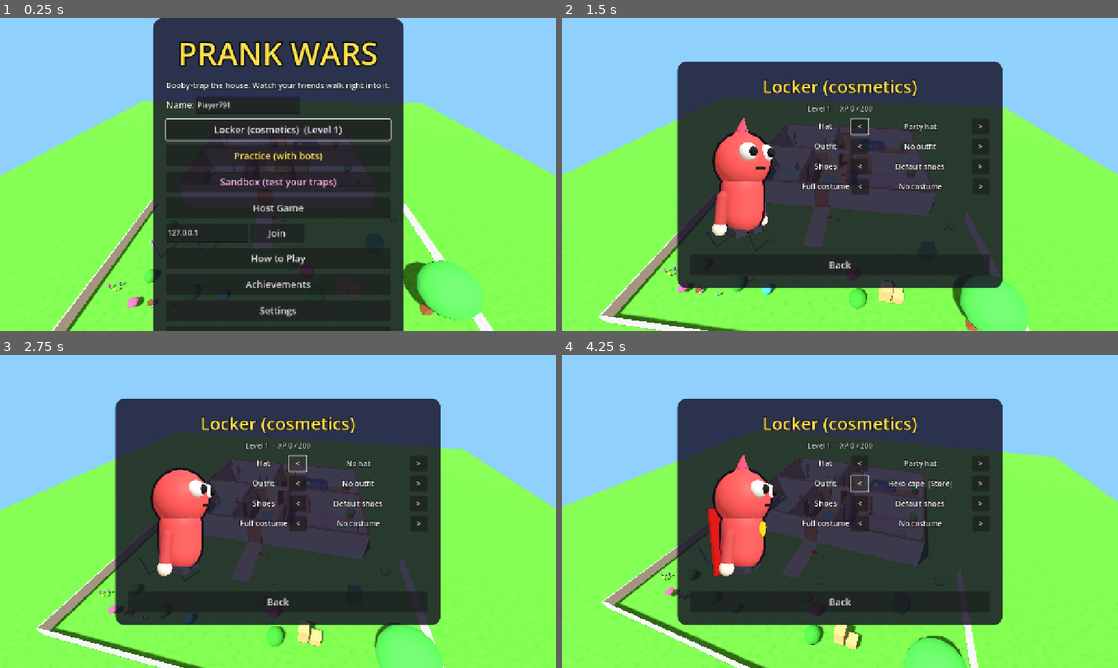
Above: before the commit, frames 1-4 (two rows, left to right).
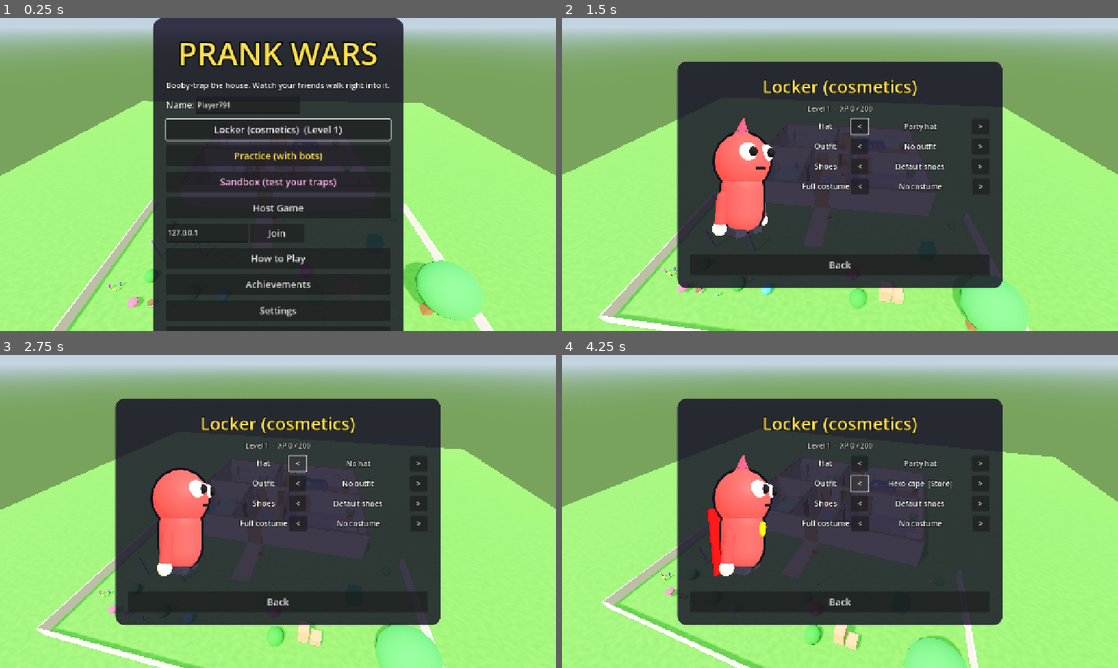
Above: after the commit, the same moments.

Repository: rraeyz/Prank_Wars
Game: Godot game, scene res://scenes/main.tscn
Two runs of this game, one before a commit and one after it. Both use one fixed random seed, a clock stepped at 60 frames per second and the inputs below.
Inputs:
- Up to frame 1 (0.25 s): no input
- Up to frame 2 (1.5 s): click "Join" at 0.5 s; click "Locker (cosmetics) (Level 1)" at 1.25 s
- Up to frame 3 (2.75 s): click "<" at 2 s
- Up to frame 4 (4.25 s): click ">" at 2.75 s; click "<" at 3.5 s

The runs differ from the first frame. In frame 1, 60% of the frame differs, in the area x 0-100%, y 0-100%; in frame 2, 65%; in frame 3, 65%; in frame 4, 65%.

Commit message:
Görüntü: Forward+ (eski kartlarda otomatik OpenGL'e düşer), gökyüzü ışığı, SSAO/SSIL/glow, yumuşak gölge, grafik kalitesi ayarı
Co-Authored-By: Claude Opus 5.5 <noreply@anthropic.com>
Claude-Session: https://claude.ai/code/session_01JFvHhXoGGsaEn8ymwmaVcf

Diff:
--- a/project.godot
+++ b/project.godot
@@ -5,7 +5,7 @@
 
 config/name="Prank Wars"
 run/main_scene="res://scenes/main.tscn"
-config/features=PackedStringArray("4.4", "GL Compatibility")
+config/features=PackedStringArray("4.4", "Forward Plus")
 config/icon="res://icon.svg"
 
 [autoload]
@@ -31,6 +31,9 @@
 
 [rendering]
 
-renderer/rendering_method="gl_compatibility"
+renderer/rendering_method="forward_plus"
 renderer/rendering_method.mobile="gl_compatibility"
 anti_aliasing/quality/msaa_3d=1
+rendering_device/fallback_to_opengl3=true
+lights_and_shadows/directional_shadow/soft_shadow_filter_quality=3
+lights_and_shadows/directional_shadow/size=4096
--- a/scripts/game_config.gd
+++ b/scripts/game_config.gd
@@ -237,7 +237,7 @@
 var settings := {
 	"name": "", "lang": "", "master": 0.8, "music": 0.5, "sfx": 0.9,
 	"fullscreen": false, "last_ip": "127.0.0.1", "keys": {}, "look": {}, "xp": 0,
-	"brightness": 1.0, "contrast": 1.0, "saturation": 1.0, "twitch": "", "twitch_on": false,
+	"brightness": 1.0, "contrast": 1.0, "saturation": 1.0, "quality": 2, "twitch": "", "twitch_on": false,
 	"ach": {}, "counts": {}, "daily": {},
 }
 const REBINDABLE := ["move_up", "move_down", "move_left", "move_right", "jump", "interact", "dive", "action", "prev_item", "next_item", "cam_next", "reveal", "taunt", "ghost", "trigger_all"]
@@ -364,15 +364,60 @@
 
 signal visuals_changed
 const SLIDERS := {"master": [0.0, 1.0], "music": [0.0, 1.0], "sfx": [0.0, 1.0],
-	"brightness": [0.5, 1.5], "contrast": [0.6, 1.4], "saturation": [0.0, 1.6]}
-
-
-## Applies the player's brightness / contrast / saturation (plus our base color grade) to an Environment.
+	"brightness": [0.5, 1.5], "contrast": [0.6, 1.4], "saturation": [0.0, 1.6], "quality": [0.0, 2.0]}
+
+
+## The shared look: sky light, soft AO, gentle glow, AgX tonemap. Effects the renderer can't do are ignored.
+func make_env() -> Environment:
+	var e := Environment.new()
+	var sky := Sky.new()
+	var sm := ProceduralSkyMaterial.new()
+	sm.sky_top_color = Color("5fa8ff")
+	sm.sky_horizon_color = Color("cfe9ff")
+	sm.ground_bottom_color = Color("6d8f5a")
+	sm.ground_horizon_color = Color("cfe9ff")
+	sky.sky_material = sm
+	e.sky = sky
+	e.background_mode = Environment.BG_SKY
+	e.ambient_light_source = Environment.AMBIENT_SOURCE_SKY
+	e.ambient_light_energy = 1.0
+	e.ambient_light_sky_contribution = 0.6
+	e.ambient_light_color = Color("fff3e0")
+	e.reflected_light_source = Environment.REFLECTION_SOURCE_SKY
+	e.tonemap_mode = Environment.TONE_MAPPER_FILMIC
+	e.tonemap_exposure = 1.05
+	e.tonemap_white = 5.0
+	apply_env(e)
+	return e
+
+
+## Shared sun: warm, soft shadows.
+func make_sun() -> DirectionalLight3D:
+	var sun := DirectionalLight3D.new()
+	sun.rotation_degrees = Vector3(-55, -30, 0)
+	sun.light_color = Color("fff1dc")
+	sun.light_energy = 1.25
+	sun.shadow_enabled = true
+	sun.shadow_blur = 1.8
+	sun.shadow_opacity = 0.85
+	sun.directional_shadow_max_distance = 45.0
+	return sun
+
+
+## Applies the player's brightness / contrast / saturation and graphics quality to an Environment.
 func apply_env(e: Environment) -> void:
+	var q := int(settings.get("quality", 2))
+	e.ssao_enabled = q >= 1
+	e.ssao_radius = 1.0
+	e.ssao_intensity = 1.1
+	e.ssil_enabled = q >= 2
+	e.glow_enabled = q >= 1
+	e.glow_intensity = 0.35
+	e.glow_bloom = 0.05
 	e.adjustment_enabled = true
-	e.adjustment_brightness = 0.94 * float(settings["brightness"])
-	e.adjustment_contrast = 1.06 * float(settings["contrast"])
-	e.adjustment_saturation = 1.15 * float(settings["saturation"])
+	e.adjustment_brightness = 1.0 * float(settings["brightness"])
+	e.adjustment_contrast = 1.05 * float(settings["contrast"])
+	e.adjustment_saturation = 1.25 * float(settings["saturation"])
 
 
 func apply_settings() -> void:
--- a/scripts/hud.gd
+++ b/scripts/hud.gd
@@ -247,7 +247,7 @@
 		var sl := HSlider.new()
 		sl.min_value = Config.SLIDERS[k][0]
 		sl.max_value = Config.SLIDERS[k][1]
-		sl.step = 0.05
+		sl.step = 1.0 if k == "quality" else 0.05
 		sl.value = float(Config.settings[k])
 		sl.custom_minimum_size = Vector2(200, 20)
 		sl.value_changed.connect(func(v): Config.settings[k] = v; Config.save_settings())
--- a/scripts/i18n.gd
+++ b/scripts/i18n.gd
@@ -71,6 +71,7 @@
 	"pu_coffee": ["Kahve (10 sn hız)", "Coffee (10 s speed)"],
 	"feed_powerup": ["%s aldı: %s", "%s got: %s"],
 	"feed_shield": ["%s şemsiyeyle korundu!", "%s's umbrella blocked it!"],
+	"quality": ["Grafik kalitesi (0-2)", "Graphics quality (0-2)"],
 	"brightness": ["Parlaklık", "Brightness"], "contrast": ["Kontrast", "Contrast"], "saturation": ["Renk doygunluğu", "Saturation"],
 	"chat_hint": ["Sohbet: yaz ve Enter (F1-F4 hızlı mesaj)", "Chat: type and press Enter (F1-F4 quick messages)"],
 	"q_1": ["HAHAHA!", "HAHAHA!"], "q_2": ["Dikkat, tuzak var!", "Watch out, trap!"], "q_3": ["Buraya gel!", "Come here!"],
--- a/scripts/i18n_extra.gd
+++ b/scripts/i18n_extra.gd
@@ -4,6 +4,7 @@
 const LANGS := ["es", "pt", "de", "fr", "ru"]
 
 const S := {
+	"quality": ["Calidad gráfica (0-2)", "Qualidade gráfica (0-2)", "Grafikqualität (0-2)", "Qualité graphique (0-2)", "Качество графики (0-2)"],
 	"daily": ["Retos de hoy (+150 XP)", "Desafios de hoje (+150 XP)", "Heutige Aufgaben (+150 XP)", "Défis du jour (+150 XP)", "Задания дня (+150 XP)"],
 	"daily_done": ["¡RETO DIARIO COMPLETADO! +%d XP", "DESAFIO DIÁRIO CONCLUÍDO! +%d XP", "TAGESAUFGABE GESCHAFFT! +%d XP", "DÉFI DU JOUR RÉUSSI ! +%d XP", "ЗАДАНИЕ ДНЯ ВЫПОЛНЕНО! +%d XP"],
 	"achievements": ["Logros", "Conquistas", "Erfolge", "Succès", "Достижения"],
--- a/scripts/main.gd
+++ b/scripts/main.gd
@@ -92,19 +92,9 @@
 	var h := House.new()
 	bg.add_child(h)
 	h.build()
-	var sun := DirectionalLight3D.new()
-	sun.rotation_degrees = Vector3(-55, -30, 0)
-	sun.shadow_enabled = true
-	bg.add_child(sun)
+	bg.add_child(Config.make_sun())
 	var env := WorldEnvironment.new()
-	var e := Environment.new()
-	e.background_mode = Environment.BG_COLOR
-	e.background_color = Color("9fd8ff")
-	e.ambient_light_source = Environment.AMBIENT_SOURCE_COLOR
-	e.ambient_light_color = Color("fff4e6")
-	e.ambient_light_energy = 0.45
-	env.environment = e
-	Config.apply_env(e)
+	env.environment = Config.make_env()
 	bg.add_child(env)
 	var cam := Camera3D.new()
 	cam.name = "BgCam"
--- a/scripts/menu.gd
+++ b/scripts/menu.gd
@@ -337,7 +337,7 @@
 		var sl := HSlider.new()
 		sl.min_value = Config.SLIDERS[k][0]
 		sl.max_value = Config.SLIDERS[k][1]
-		sl.step = 0.05
+		sl.step = 1.0 if k == "quality" else 0.05
 		sl.value = float(Config.settings[k])
 		sl.custom_minimum_size = Vector2(260, 24)
 		sl.value_changed.connect(func(val): Config.settings[k] = val; Config.save_settings())
--- a/scripts/world.gd
+++ b/scripts/world.gd
@@ -123,25 +123,14 @@
 
 
 func _lights() -> void:
-	var sun := DirectionalLight3D.new()
+	var sun := Config.make_sun()
 	_sun = sun
-	sun.rotation_degrees = Vector3(-58, -28, 0)
-	sun.shadow_enabled = true
-	sun.light_energy = 0.8
-	sun.shadow_opacity = 0.75
-	sun.directional_shadow_max_distance = 40.0
 	add_child(sun)
 	var env := WorldEnvironment.new()
-	var e := Environment.new()
-	e.background_mode = Environment.BG_COLOR
-	e.background_color = Color("9fd8ff")
-	e.ambient_light_source = Environment.AMBIENT_SOURCE_COLOR
-	e.ambient_light_color = Color("fff4e6")
-	e.ambient_light_energy = 0.36
+	var e := Config.make_env()
 	env.environment = e
 	add_child(env)
 	_env = e
-	Config.apply_env(e)
 	Config.visuals_changed.connect(func(): Config.apply_env(e))
 
 
@@ -1139,9 +1128,11 @@
 	reveal_until = 0.0
 	_reveal_local_ready = 0.0
 	if _sun:
-		_sun.light_energy = 0.04 if modifier == "blackout" else 0.8
-		_env.ambient_light_energy = 0.07 if modifier == "blackout" else 0.42
-		_env.background_color = Color("10142a") if modifier == "blackout" else Color("9fd8ff")
+		var dark := modifier == "blackout"
+		_sun.light_energy = 0.05 if dark else 1.25
+		_env.ambient_light_energy = 0.08 if dark else 1.0
+		_env.background_mode = Environment.BG_COLOR if dark else Environment.BG_SKY
+		_env.background_color = Color("10142a")
 	round_i = i
 	trapper_team = ttm
 	replaying = false
Not shown, added: tests/shot.sh
